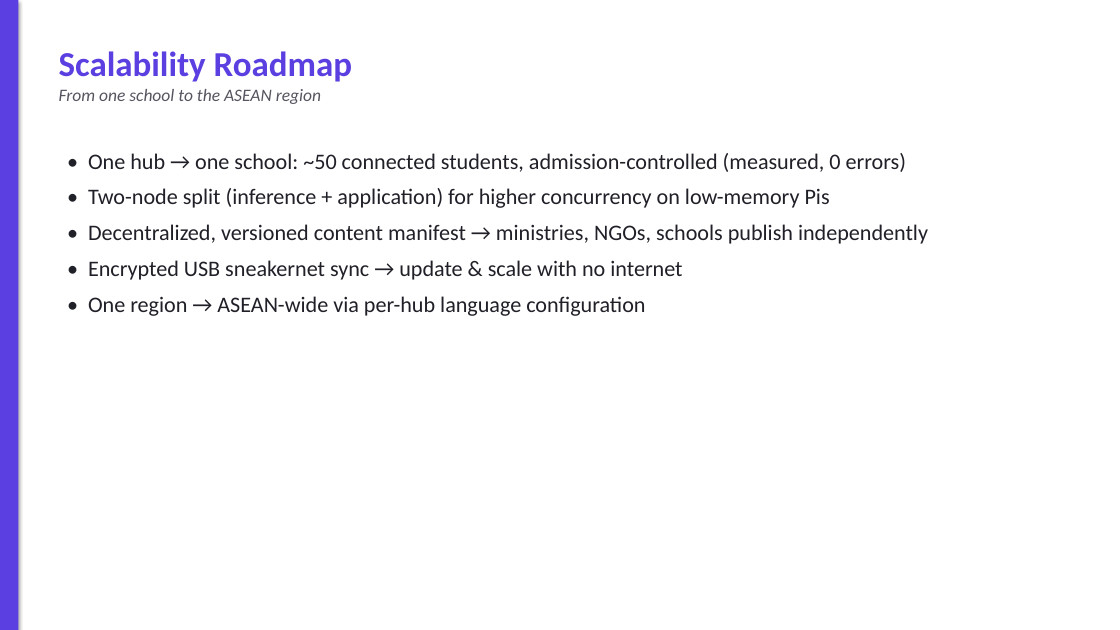
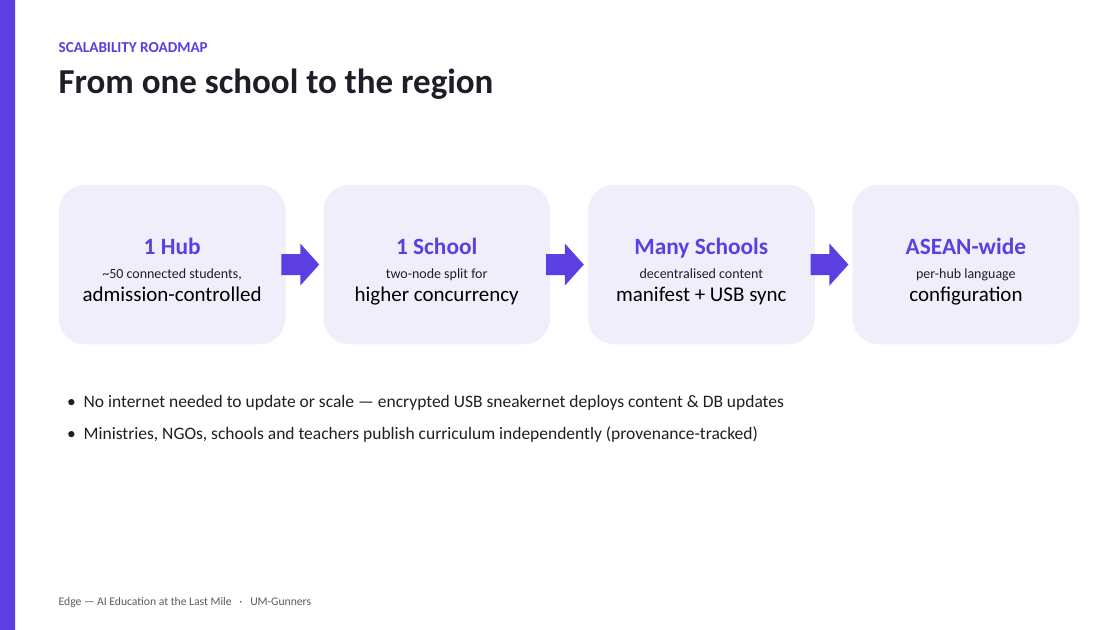
Before and after one commit to fciacia/EduNode, a slide deck: slide 12 of docs/AI for Education_University of Malaya_UM-Gunners_PitchDeck.pptx. Drawn at 1120x630 pixels with LibreOffice and Linux fonts; fonts in the diff are those of the drawing. Boxes give left, top, right and bottom in pixels: in the first picture for what was removed or moved away, otherwise in the second. Text is boxed around its words. In the diff, an @@ line names an element or a change of style, - is before the commit and + after.

Commit message:
docs: upgrade pitch deck — charts, architecture diagram, stat cards, screenshot
Rebuilds the deck visually: before/after language-bias chart, RAG-quality chart,
a 4-agent architecture diagram, problem->fix rows, big stat callouts, two-column
comparison, scalability roadmap, and a real grounded-answer product screenshot
(Verified badge + citations + diagram). Metrics remain the real measured values.

```diff
--- a/docs/AI for Education_University of Malaya_UM-Gunners_PitchDeck.pptx
+++ b/docs/AI for Education_University of Malaya_UM-Gunners_PitchDeck.pptx
@@ rectangle at [0,0,15,630]: shadow off @@
@@ text at [59,42,493,99]: text changed; size 15 to 30 pt; text colour #555560 to #1E1E28; bold on; italic off @@
-Scalability Roadmap
-From one school to the ASEAN region
+SCALABILITY ROADMAP
+From one school to the region
@@ text removed at [88,153,928,316] @@
-• One hub → one school: ~50 connected students, admission-controlled (measured, 0 errors)
-• Two-node split (inference + application) for higher concurrency on low-memory Pis
-• Decentralized, versioned content manifest → ministries, NGOs, schools publish independently
-• Encrypted USB sneakernet sync → update & scale with no internet
-• One region → ASEAN-wide via per-hub language configuration
@@ rounded rectangle added at [59,185,286,344], fill #F1EEFC @@
@@ rounded rectangle added at [323,185,550,344], fill #F1EEFC @@
@@ rounded rectangle added at [588,185,815,344], fill #F1EEFC @@
@@ rounded rectangle added at [853,185,1080,344], fill #F1EEFC @@
@@ text added at [83,237,262,301], 12 pt, text #1E1E28 @@
+1 Hub
+~50 connected students,
+admission-controlled
@@ text added at [355,237,519,305], 18 pt, text #000000 @@
+1 School
+two-node split for
+higher concurrency
@@ text added at [616,237,786,305], 12 pt, text #1E1E28 @@
+Many Schools
+decentralised content
+manifest + USB sync
@@ text added at [906,237,1026,305], 12 pt, text #1E1E28 @@
+ASEAN-wide
+per-hub language
+configuration
@@ right arrow added at [281,244,319,286], fill #5B3FE0 @@
@@ right arrow added at [546,244,584,286], fill #5B3FE0 @@
@@ right arrow added at [811,244,849,286], fill #5B3FE0 @@
@@ text added at [84,395,784,442], 15 pt, text #1E1E28 @@
+• No internet needed to update or scale — encrypted USB sneakernet deploys content & DB updates
+• Ministries, NGOs, schools and teachers publish curriculum independently (provenance-tracked)
@@ text added at [59,597,311,607], 10 pt, text #5A5A66 @@
+Edge — AI Education at the Last Mile · UM-Gunners
```
Also in this commit, not shown: 11 other slides changed, 3 slides added, 3 slides removed, 3 other files.
